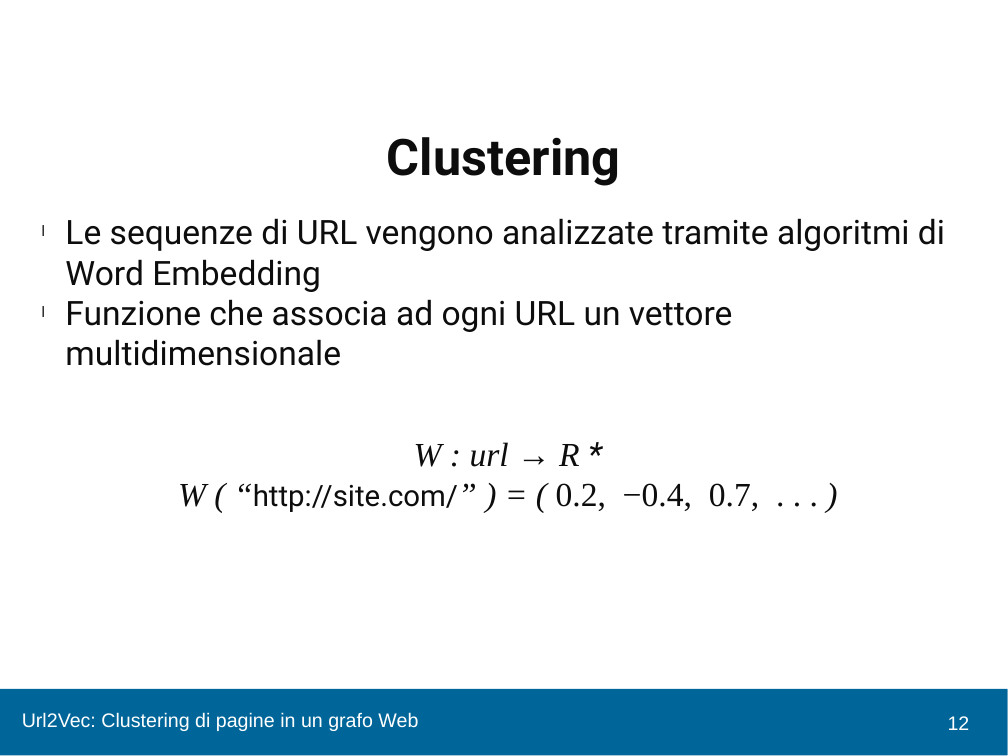
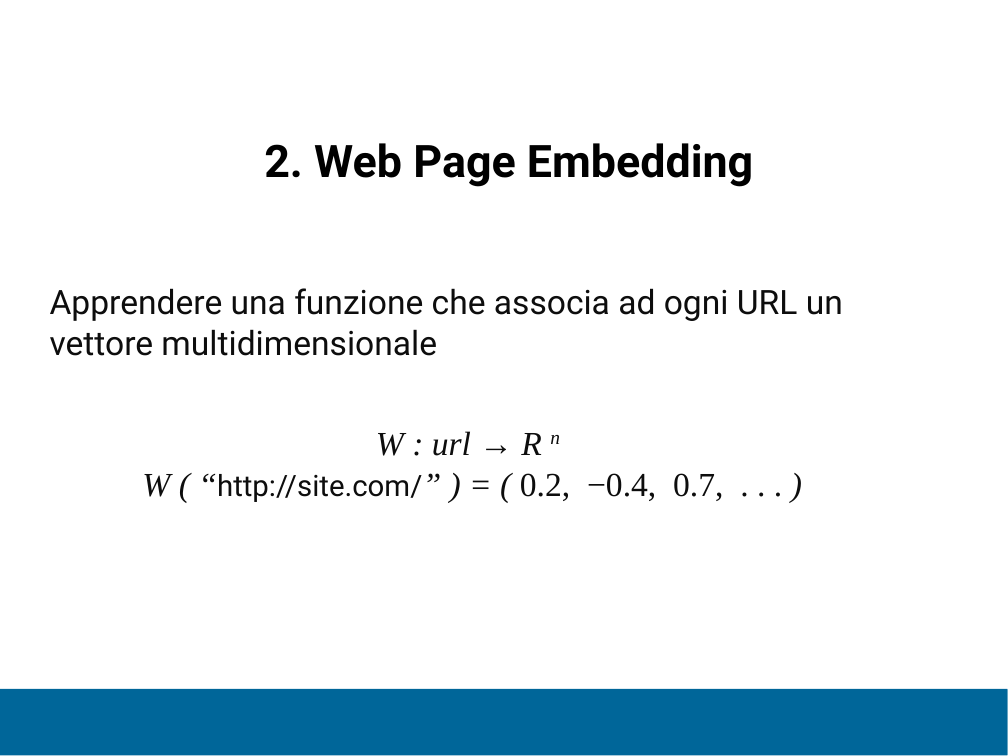
Before and after one commit to chrisPiemonte/Bachelors-Thesis, a slide deck: slide 12 of Slide/Presentaz.pptx. Drawn at 1008x756 pixels with LibreOffice and Linux fonts; fonts in the diff are those of the drawing; background and template pictures are left out. Boxes give left, top, right and bottom in pixels: in the first picture for what was removed or moved away, otherwise in the second. Text is boxed around its words. In the diff, an @@ line names an element or a change of style, - is before the commit and + after.

```diff
--- a/Slide/Presentaz.pptx
+++ b/Slide/Presentaz.pptx
@@ text added at bbox=[264, 143, 753, 187], 32 pt, text #000000, bold @@
+2. Web Page Embedding
@@ text removed at bbox=[387, 137, 620, 186] @@
-Clustering
@@ text "Apprendere una funzione che associa ...": place and size @@
-text "Apprendere una funzione che associa ..." at bbox=[65, 218, 945, 512]
+text "Apprendere una funzione che associa ..." at bbox=[50, 288, 843, 502]
@@ text at bbox=[50, 288, 843, 456]: text changed @@
-l Le sequenze di URL vengono analizzate tramite algoritmi di Word Embedding
-l Funzione che associa ad ogni URL un vettore multidimensionale
-W : url → R *
+Apprendere una funzione che associa ad ogni URL un vettore multidimensionale
+W : url → R n
@@ text removed at bbox=[22, 712, 418, 731] @@
-Url2Vec: Clustering di pagine in un grafo Web
@@ page number removed at bbox=[948, 716, 970, 730] @@
-12
```
Also in this commit, not shown: 17 other slides changed, 6 slides added, 6 slides removed.
